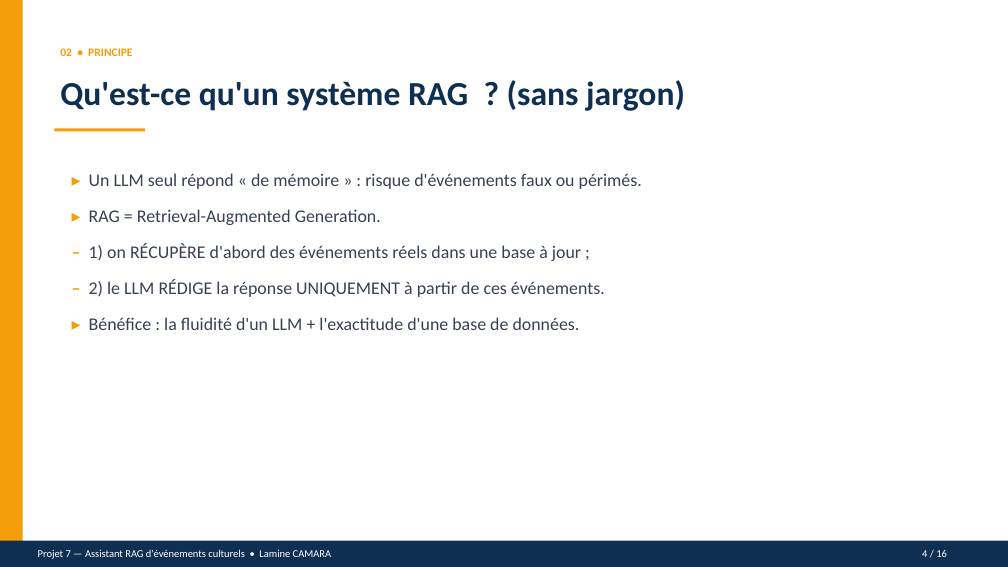
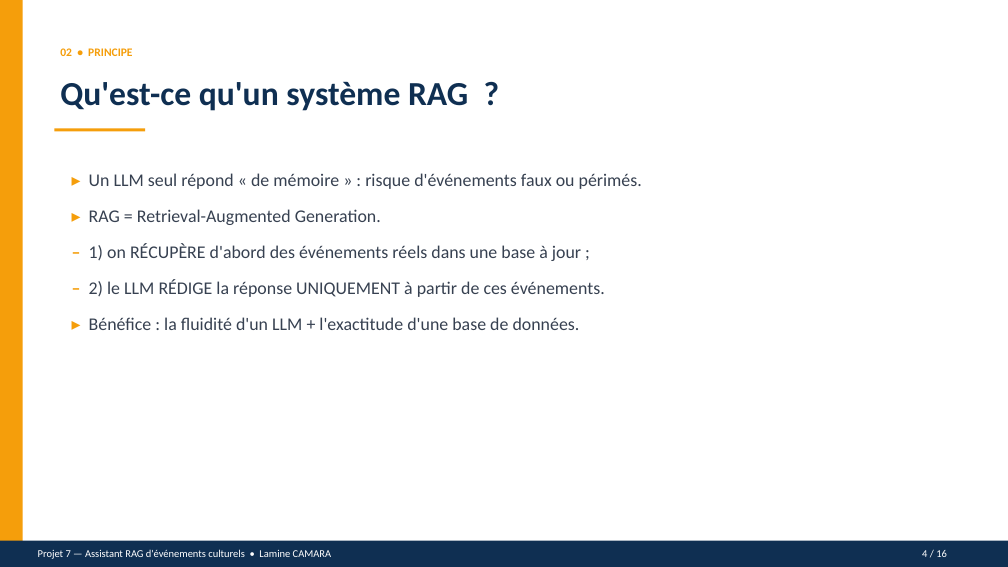
Before and after one commit to Formation-AI-Engineer/concevez-et-deployez-un-systeme-rag, a slide deck: slide 4 of docs/presentation.pptx. Drawn at 1008x567 pixels with LibreOffice and Linux fonts; fonts in the diff are those of the drawing. Boxes give left, top, right and bottom in pixels: in the first picture for what was removed or moved away, otherwise in the second. Text is boxed around its words. In the diff, an @@ line names an element or a change of style, - is before the commit and + after.

```diff
--- a/docs/presentation.pptx
+++ b/docs/presentation.pptx
@@ text at [60,81,468,111]: text changed @@
-Qu'est-ce qu'un système RAG ? (sans jargon)
+Qu'est-ce qu'un système RAG ?
```
Also in this commit, not shown: 3 other slides changed, 1 other file.
